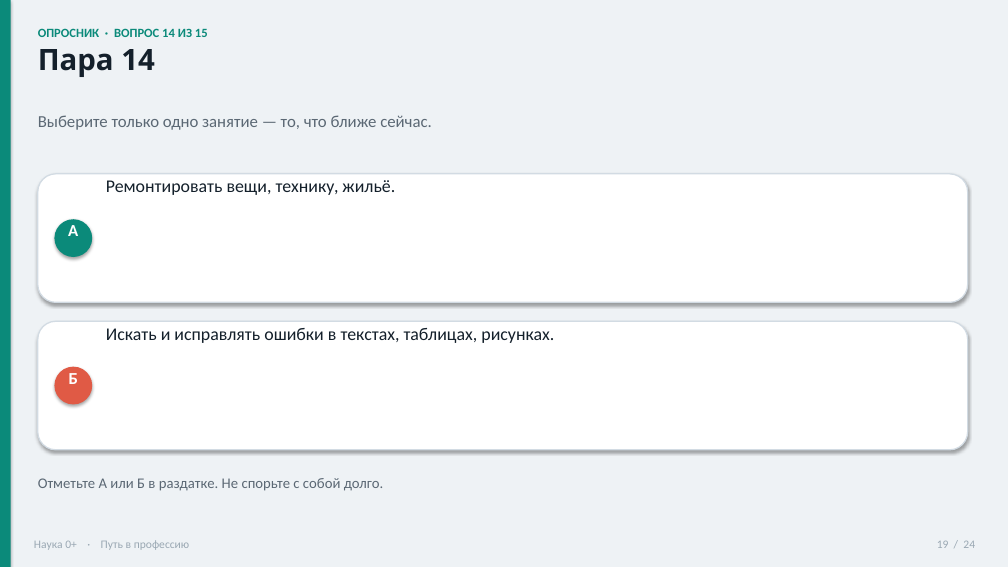
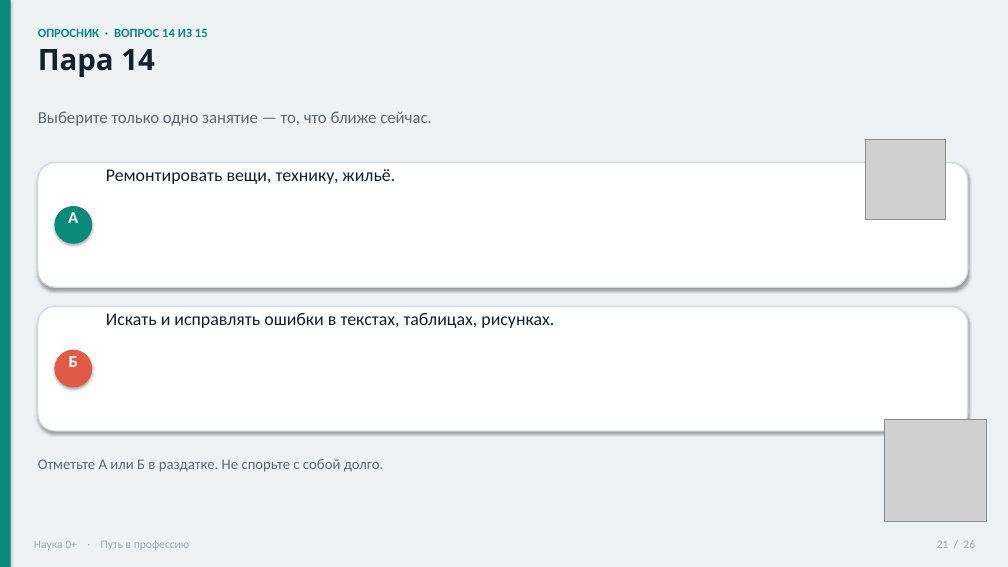
Before and after one commit to Sema917/-tourism, a slide deck: slide 21 of materials/Путь_в_профессию_презентация_20_минут.pptx (slide 19 before the commit). Drawn at 1008x567 pixels with LibreOffice and Linux fonts; fonts in the diff are those of the drawing; grey boxes stand for pictures. Boxes give left, top, right and bottom in pixels: in the first picture for what was removed or moved away, otherwise in the second. Text is boxed around its words. In the diff, an @@ line names an element or a change of style, - is before the commit and + after.

```diff
--- a/materials/Путь_в_профессию_презентация_20_минут.pptx
+++ b/materials/Путь_в_профессию_презентация_20_минут.pptx
@@ text "Выберите только одно занятие — ...": place and size @@
-text "Выберите только одно занятие — ..." at (38, 115, 432, 130)
+text "Выберите только одно занятие — ..." at (38, 111, 432, 126)
@@ picture added at (866, 140, 945, 219) @@
@@ rounded rectangle: place and size @@
-rounded rectangle at (38, 174, 968, 302)
+rounded rectangle at (38, 163, 968, 287)
@@ text "Ремонтировать вещи, технику, жильё.": place and size @@
-text "Ремонтировать вещи, технику, жильё." at (106, 180, 395, 195)
+text "Ремонтировать вещи, технику, жильё." at (106, 169, 395, 184)
@@ text "А": place and size @@
-text "А" at (68, 225, 78, 236)
+text "А" at (68, 212, 78, 223)
@@ rounded rectangle: place and size @@
-rounded rectangle at (54, 219, 92, 257)
+rounded rectangle at (54, 206, 92, 243)
@@ rounded rectangle: place and size @@
-rounded rectangle at (38, 321, 968, 450)
+rounded rectangle at (38, 306, 968, 431)
@@ text "Искать и исправлять ошибки в ...": place and size @@
-text "Искать и исправлять ошибки в ..." at (106, 328, 554, 343)
+text "Искать и исправлять ошибки в ..." at (106, 313, 554, 328)
@@ text "Б": place and size @@
-text "Б" at (69, 373, 78, 384)
+text "Б" at (69, 356, 78, 367)
@@ rounded rectangle: place and size @@
-rounded rectangle at (54, 367, 92, 405)
+rounded rectangle at (54, 349, 92, 387)
@@ picture added at (885, 420, 987, 522) @@
@@ text "Отметьте А или Б в ...": place and size @@
-text "Отметьте А или Б в ..." at (38, 478, 384, 491)
+text "Отметьте А или Б в ..." at (38, 459, 384, 472)
@@ text at (937, 540, 975, 548): text changed @@
-19 / 24
+21 / 26
```
Also in this commit, not shown: 23 other slides changed, 2 slides added, 15 other files.
